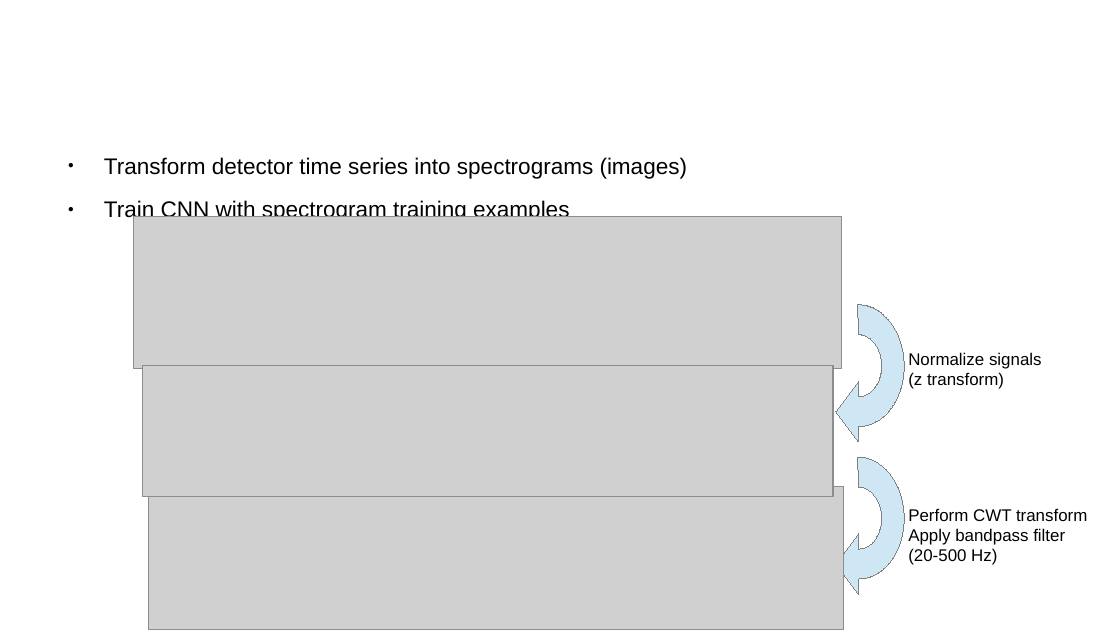
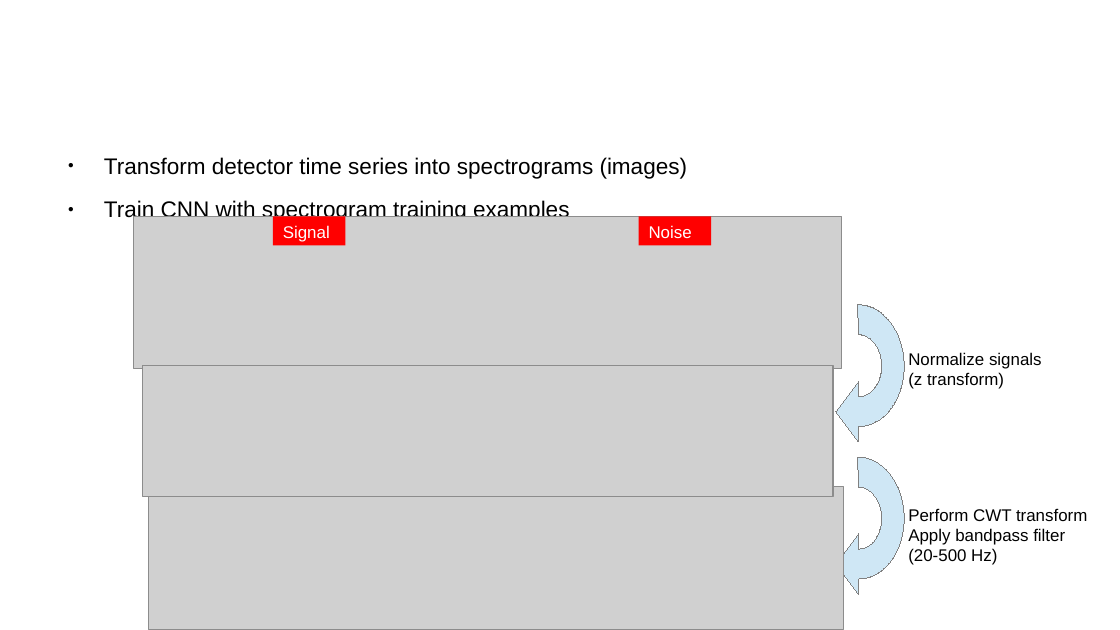
Before and after one commit to TomCasaletto/CMPE257, a slide deck: slide 3 of tom/gw.odp. Drawn at 1120x630 pixels with LibreOffice and Linux fonts; fonts in the diff are those of the drawing; grey boxes stand for pictures; background and template pictures are left out. Boxes give left, top, right and bottom in pixels: in the first picture for what was removed or moved away, otherwise in the second. Text is boxed around its words. In the diff, an @@ line names an element or a change of style, - is before the commit and + after.

```diff
--- a/tom/gw.odp
+++ b/tom/gw.odp
@@ rectangle added at (273,216,346,246), fill #FF0000, 12 pt, text #FFFFFF @@
+Signal
@@ rectangle added at (639,216,711,246), fill #FF0000, 12 pt, text #FFFFFF @@
+Noise
```
Also in this commit, not shown: 1 other slide changed, 1 slide added, 3 other files.
